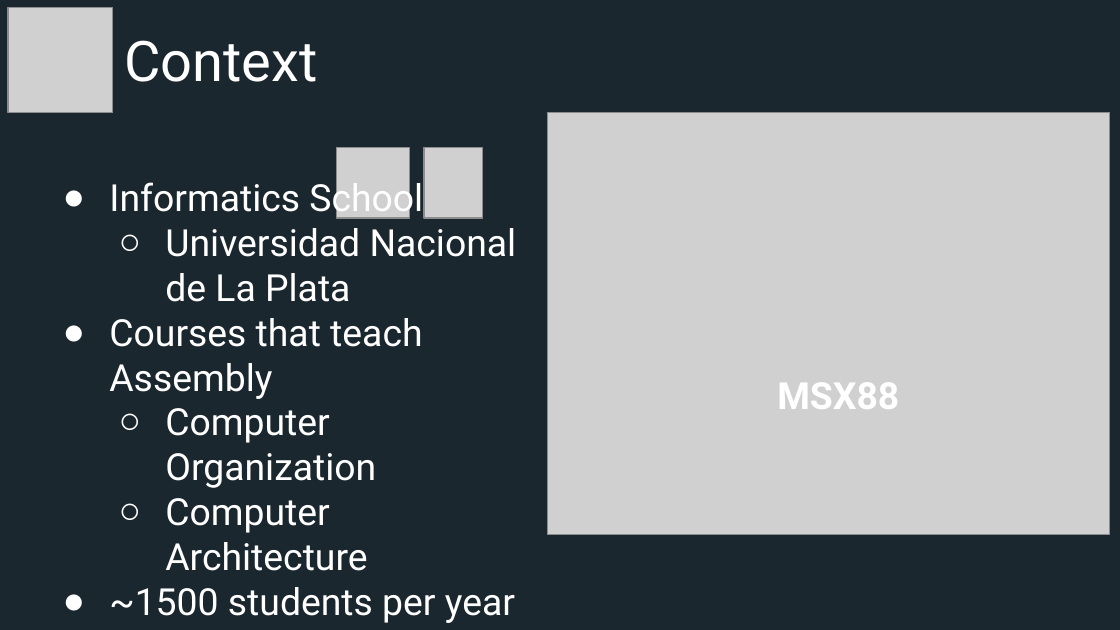
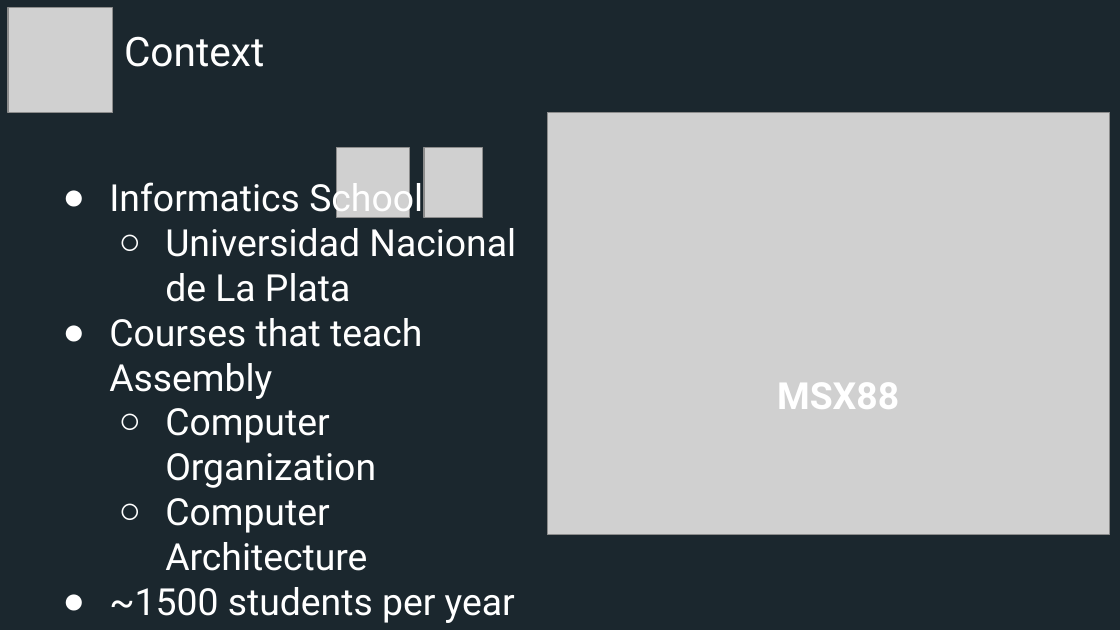
Before and after one commit to facundoq/slides2vid, a slide deck: slide 2 of data/sample2.pptx. Drawn at 1120x630 pixels with LibreOffice and Linux fonts; fonts in the diff are those of the drawing; grey boxes stand for pictures. Boxes give left, top, right and bottom in pixels: in the first picture for what was removed or moved away, otherwise in the second. Text is boxed around its words. In the diff, an @@ line names an element or a change of style, - is before the commit and + after.

```diff
--- a/data/sample2.pptx
+++ b/data/sample2.pptx
@@ title "Context" at [124, 36, 264, 67]: size 36 to 26.1 pt @@
```
Also in this commit, not shown: 22 other files.
